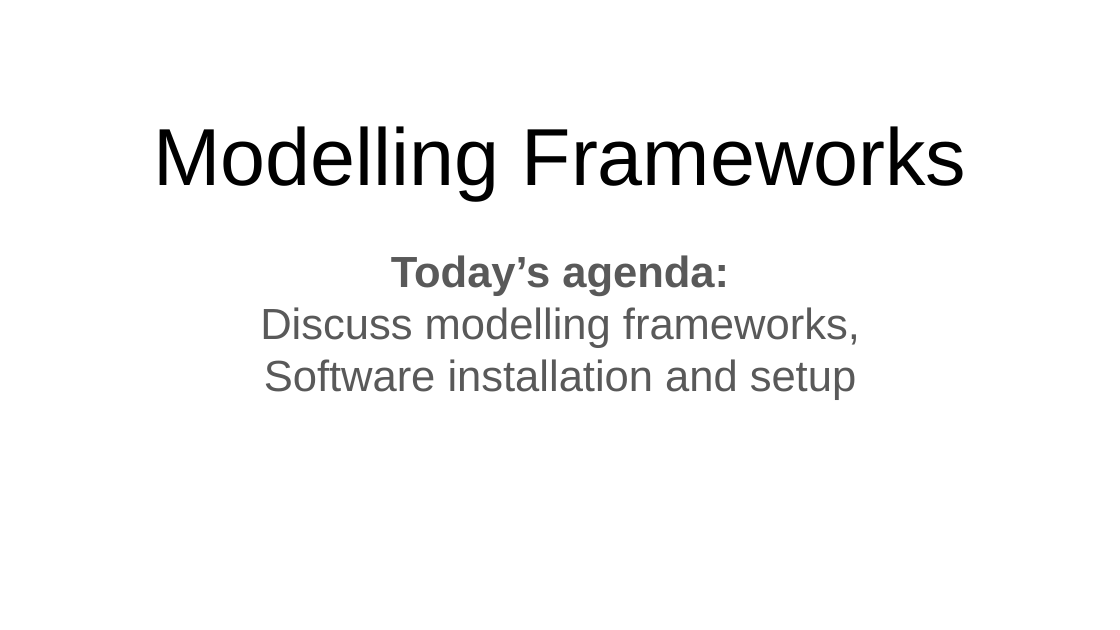
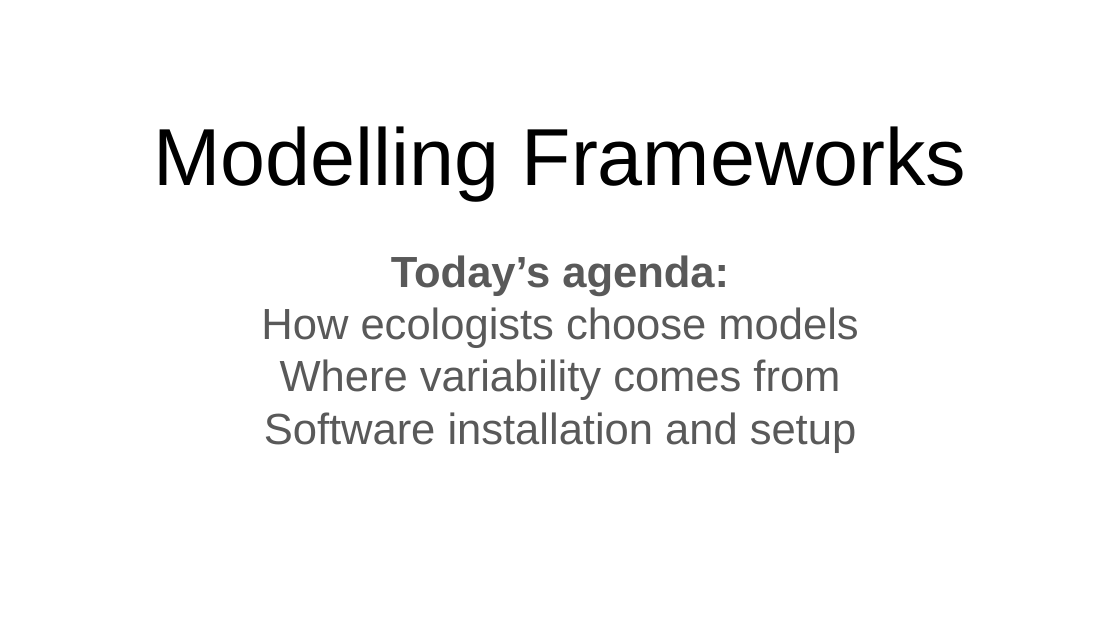
Before and after one commit to bmaitner/biometry_course, a slide deck: slide 1 of lectures/Lecture_02_modelling_frameworks.pptx. Drawn at 1120x630 pixels with LibreOffice and Linux fonts; fonts in the diff are those of the drawing. Boxes give left, top, right and bottom in pixels: in the first picture for what was removed or moved away, otherwise in the second. Text is boxed around its words. In the diff, an @@ line names an element or a change of style, - is before the commit and + after.

```diff
--- a/lectures/Lecture_02_modelling_frameworks.pptx
+++ b/lectures/Lecture_02_modelling_frameworks.pptx
@@ subtitle at bbox=[261, 307, 858, 400]: text changed @@
-Discuss modelling frameworks,
+How ecologists choose models
+Where variability comes from
```
Also in this commit, not shown: 9 other slides changed, 35 slides added, 1 slide removed, 1 other file.
